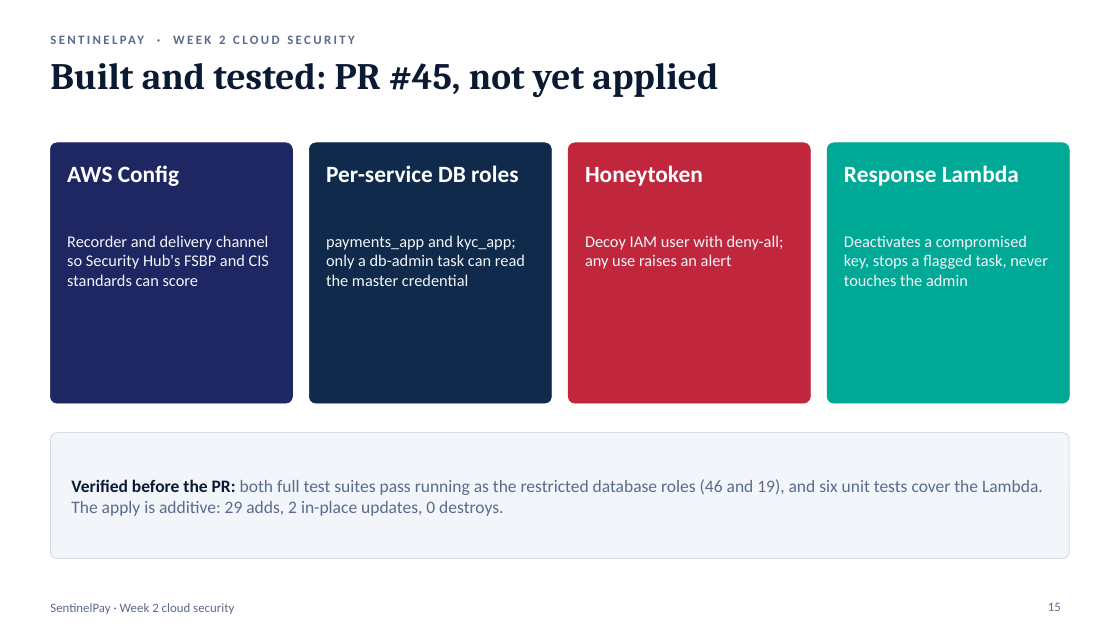
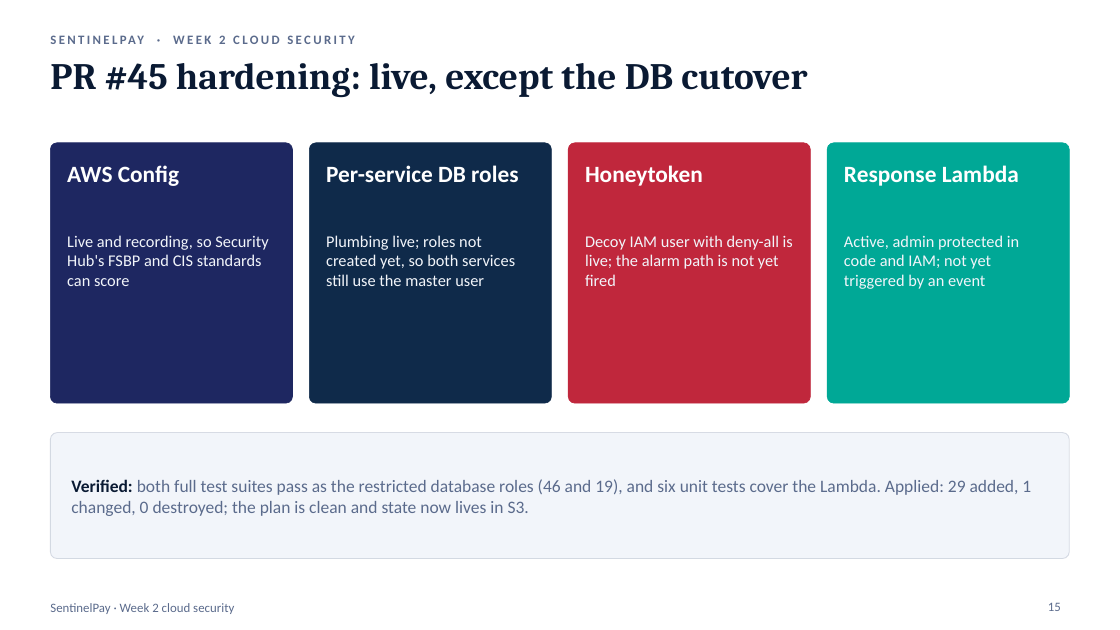
Before and after one commit to Dcoder21/Amdari-Project--02, a slide deck: slide 15 of docs/week2/assets/SentinelPay_Week2_Cloud.pptx. Drawn at 1120x630 pixels with LibreOffice and Linux fonts; fonts in the diff are those of the drawing. Boxes give left, top, right and bottom in pixels: in the first picture for what was removed or moved away, otherwise in the second. Text is boxed around its words. In the diff, an @@ line names an element or a change of style, - is before the commit and + after.

```diff
--- a/docs/week2/assets/SentinelPay_Week2_Cloud.pptx
+++ b/docs/week2/assets/SentinelPay_Week2_Cloud.pptx
@@ title at (50, 63, 807, 98): text changed @@
-Built and tested: PR #45, not yet applied
+PR #45 hardening: live, except the DB cutover
@@ text at (67, 235, 268, 286): text changed @@
-Recorder and delivery channel so Security Hub's FSBP and CIS standards can score
+Live and recording, so Security Hub's FSBP and CIS standards can score
@@ text at (326, 235, 515, 286): text changed @@
-payments_app and kyc_app; only a db-admin task can read the master credential
+Plumbing live; roles not created yet, so both services still use the master user
@@ text at (585, 235, 793, 286): text changed @@
-Decoy IAM user with deny-all; any use raises an alert
+Decoy IAM user with deny-all is live; the alarm path is not yet fired
@@ text at (844, 235, 1019, 289): text changed @@
-Deactivates a compromised key, stops a flagged task, never touches the admin
+Active, admin protected in code and IAM; not yet triggered by an event
@@ text at (71, 479, 1031, 516): text changed @@
-Verified before the PR: both full test suites pass running as the restricted database roles (46 and 19), and six unit tests cover the Lambda. The apply is additive: 29 adds, 2 in-place updates, 0 destroys.
+Verified: both full test suites pass as the restricted database roles (46 and 19), and six unit tests cover the Lambda. Applied: 29 added, 1 changed, 0 destroyed; the plan is clean and state now lives in S3.
```
Also in this commit, not shown: 4 other slides changed, 1 other file.
